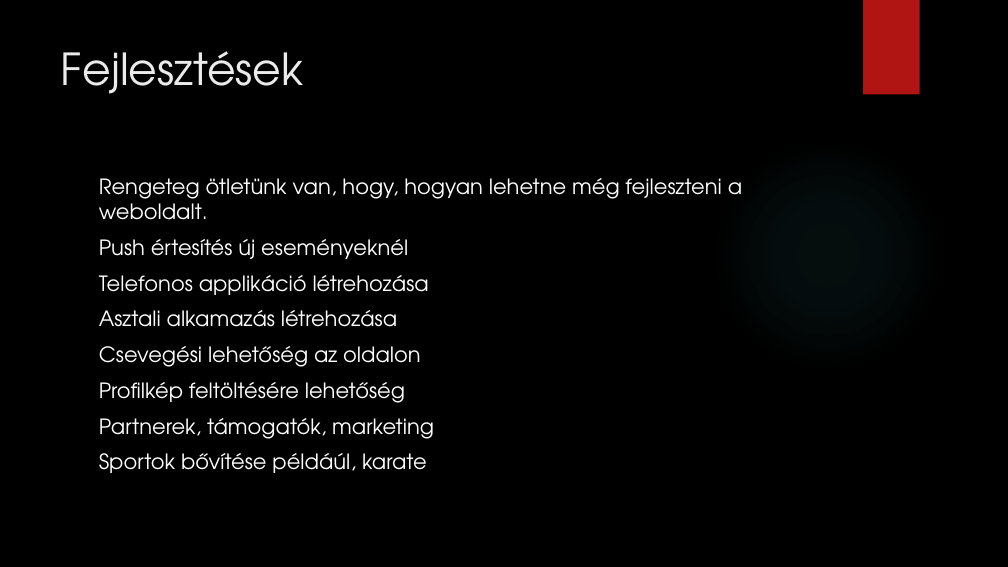
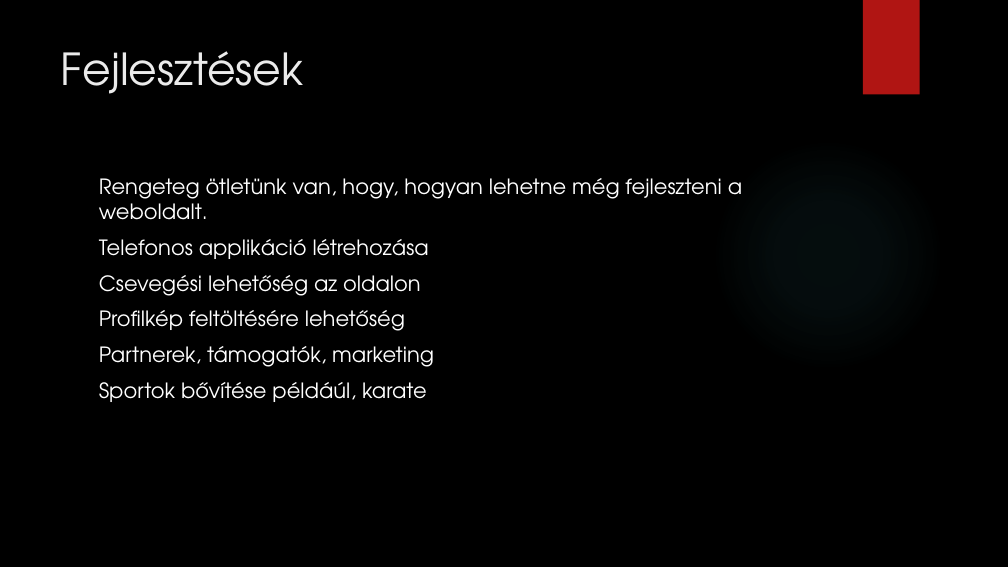
Before and after one commit to mozricsi/zaromunka_kuzdosportok, a slide deck: slide 16 of KüzdőKert.pptx (slide 15 before the commit). Drawn at 1008x567 pixels with LibreOffice and Linux fonts; fonts in the diff are those of the drawing; background and template pictures are left out. Boxes give left, top, right and bottom in pixels: in the first picture for what was removed or moved away, otherwise in the second. Text is boxed around its words. In the diff, an @@ line names an element or a change of style, - is before the commit and + after.

```diff
--- a/KüzdőKert.pptx
+++ b/KüzdőKert.pptx
@@ text at (99, 239, 408, 259): paragraph removed @@
-Push értesítés új eseményeknél
@@ text at (99, 310, 397, 327): paragraph removed @@
-Asztali alkamazás létrehozása
```
Also in this commit, not shown: 5 other slides changed.
